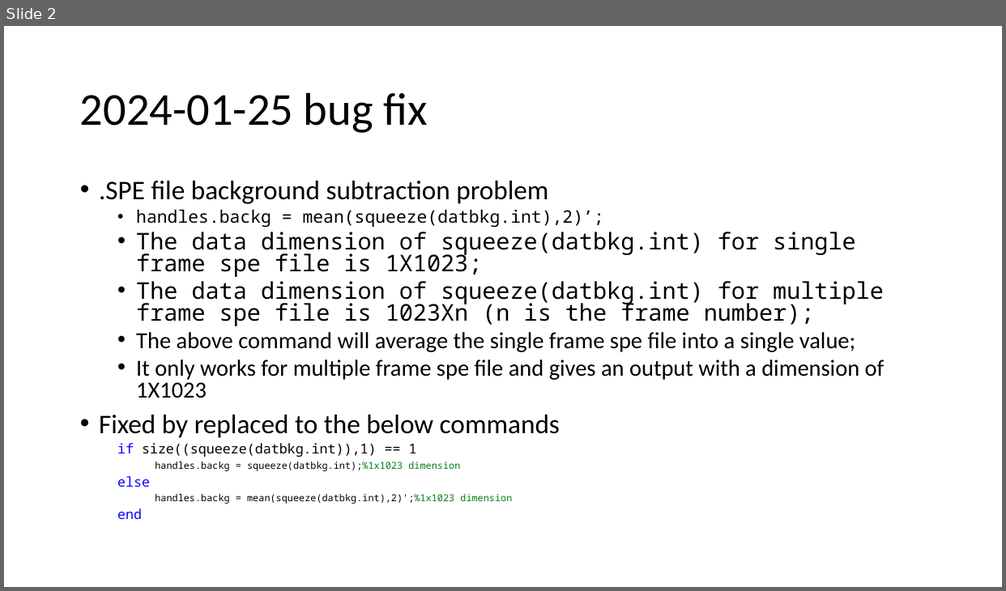
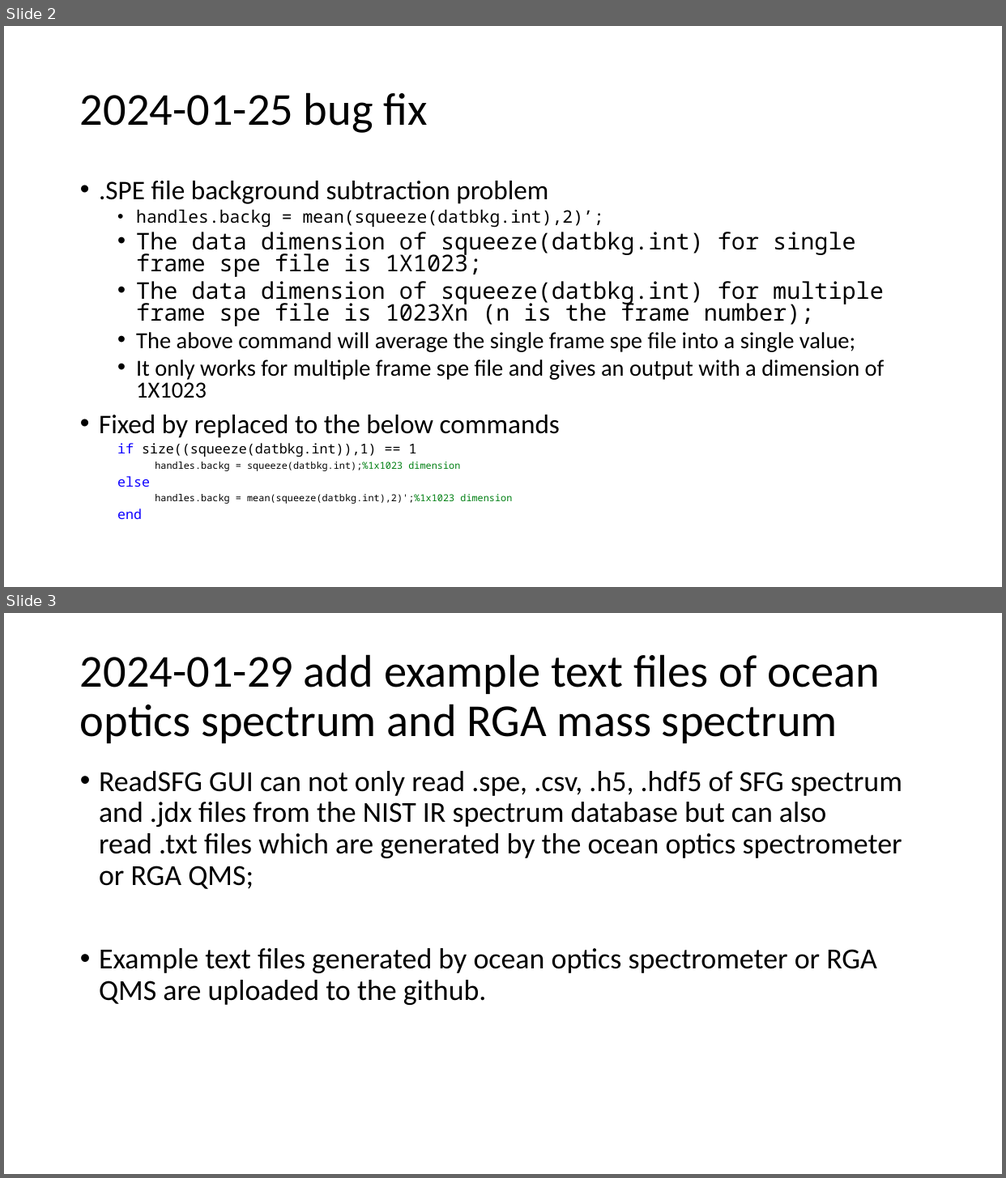
Before and after one commit to alancfel/Femtolab_Data_Analysis, a slide deck: ReadSFG/ReadSFG_GUI_Update_log.pptx. Shown one above the other, each under a label of ours: slide 2 before the commit, slides 2 and 3 after it. The pictures are 1006x591 and 1006x1178 pixels, drawn with LibreOffice and Linux fonts; fonts in the diff are those of the drawing. Boxes give left, top, right and bottom in pixels: in the first picture for what was removed or moved away, otherwise in the second. Text is boxed around its words. In the diff, an @@ line names an element or a change of style, - is before the commit and + after.

Commit message:
add the example files of ocean optics spectrometer and RGA QMS data

```diff
--- a/ReadSFG/ReadSFG_GUI_Update_log.pptx
+++ b/ReadSFG/ReadSFG_GUI_Update_log.pptx
@@ slide 3 added at [4,613,1002,1174], background #FFFFFF @@
@@ title added at [80,654,880,743], 44 pt, text #000000 @@
+2024-01-29 add example text files of ocean optics spectrum and RGA mass spectrum
@@ text added at [99,771,902,1005], 28 pt, text #000000 @@
+• ReadSFG GUI can not only read .spe, .csv, .h5, .hdf5 of SFG spectrum and .jdx files from the NIST IR spectrum database but can also read .txt files which are generated by the ocean optics spectrometer or RGA QMS;
+• Example text files generated by ocean optics spectrometer or RGA QMS are uploaded to the github.
```
Also in this commit, not shown: 3 other files.
